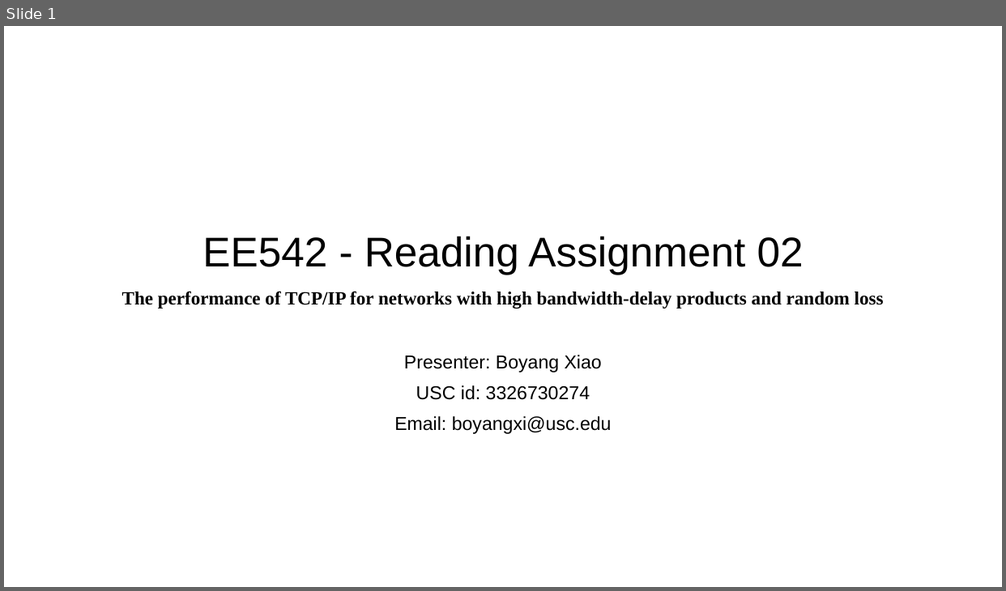
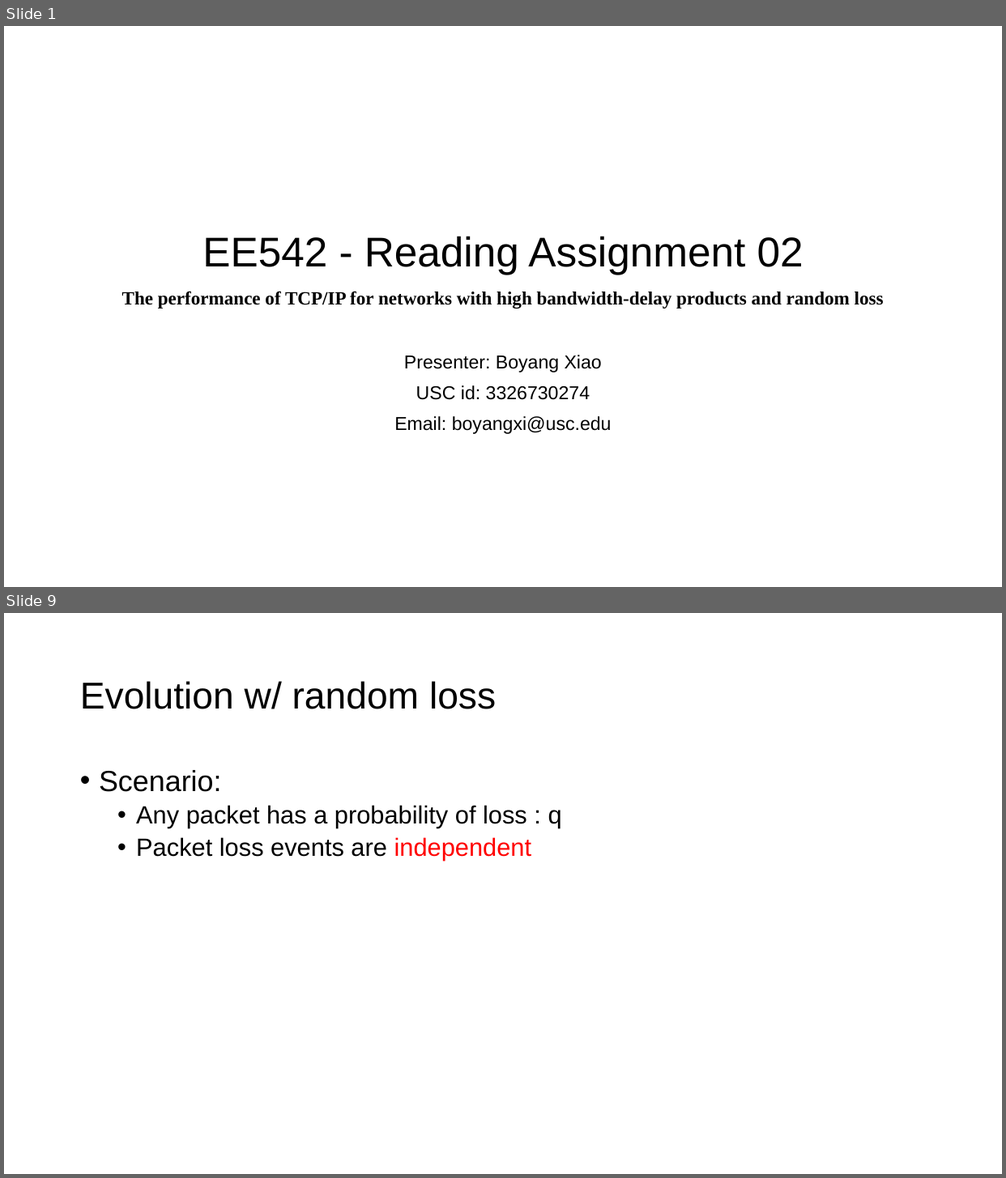
Before and after one commit to SeanXiaoby/ee542_projects, a slide deck: Reading Assignments/02/Reading-02-Boyang Xiao.pptx. Shown one above the other, each under a label of ours: slide 1 before the commit, slides 1 and 9 after it; the slides between them are not shown. The pictures are 1006x591 and 1006x1178 pixels, drawn with LibreOffice and Linux fonts; fonts in the diff are those of the drawing. Boxes give left, top, right and bottom in pixels: in the first picture for what was removed or moved away, otherwise in the second. Text is boxed around its words. In the diff, an @@ line names an element or a change of style, - is before the commit and + after.

```diff
--- a/Reading Assignments/02/Reading-02-Boyang Xiao.pptx
+++ b/Reading Assignments/02/Reading-02-Boyang Xiao.pptx
@@ slide 9 added at (4,613,1002,1174), background #FFFFFF @@
@@ title added at (80,681,496,709), 36 pt, text #000000 @@
+Evolution w/ random loss
@@ text added at (99,770,562,861), 24 pt, text #000000 @@
+• Scenario:
+  • Any packet has a probability of loss : q
+  • Packet loss events are independent
```
Also in this commit, not shown: 1 slide changed, 6 other slides added, 1 slide removed.
